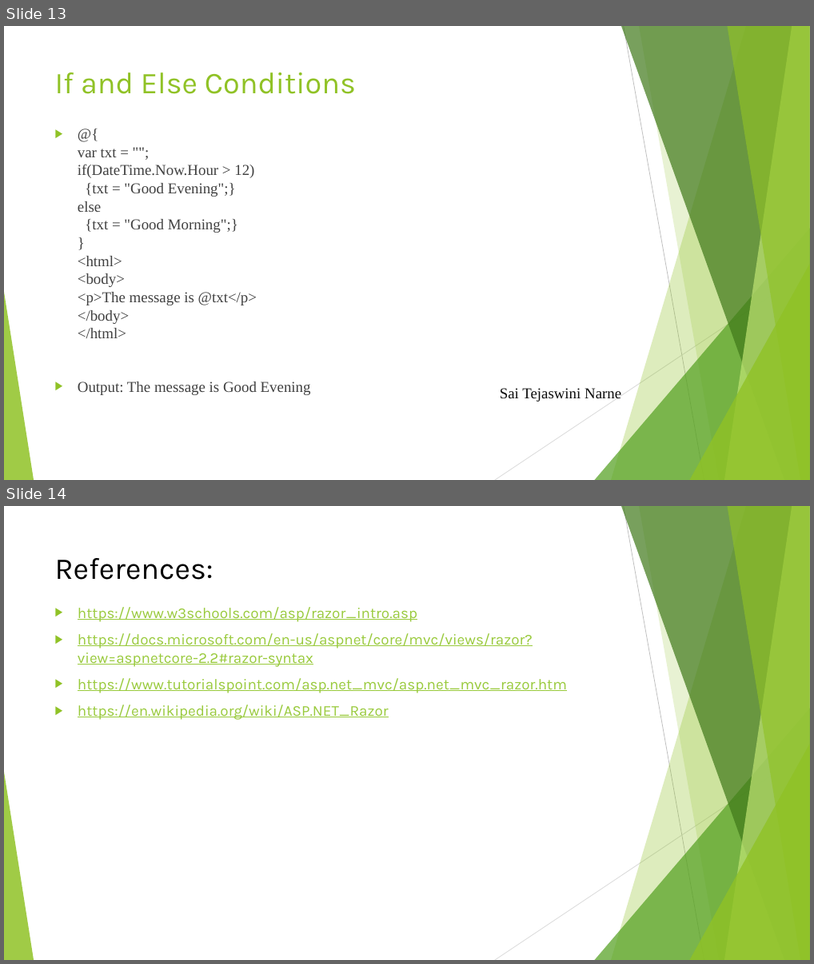
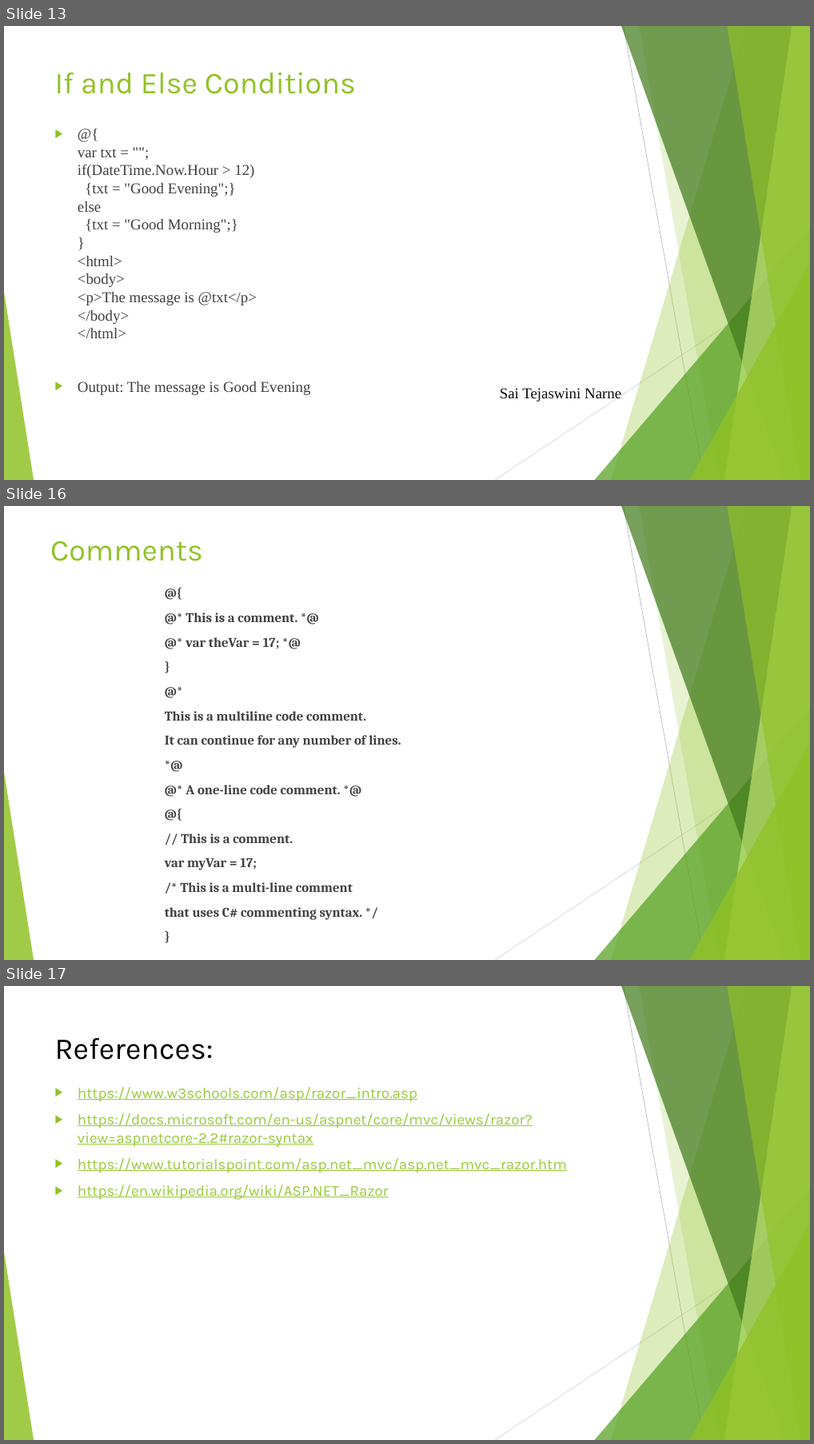
Before and after one commit to Harika1995/Razor-Views, a slide deck: Razor views.pptx. Shown one above the other, each under a label of ours: slides 13 and 14 before the commit, slides 13, 16 and 17 after it; the slides between them are not shown. The pictures are 814x964 and 814x1444 pixels, drawn with LibreOffice and Linux fonts; fonts in the diff are those of the drawing. Boxes give left, top, right and bottom in pixels: in the first picture for what was removed or moved away, otherwise in the second. Text is boxed around its words. In the diff, an @@ line names an element or a change of style, - is before the commit and + after.

Commit message:
commit to ppt

```diff
--- a/Razor views.pptx
+++ b/Razor views.pptx
@@ slide 16 added at (x1=4, y1=506, x2=810, y2=960), background #FFFFFF; not listed: 10 template elements that a slide beside it also shows @@
@@ title added at (x1=50, y1=541, x2=203, y2=561), 36 pt, text #90C226 @@
+Comments
@@ text added at (x1=165, y1=612, x2=401, y2=920), 16 pt, text #404040, bold @@
+@{
+@* This is a comment. *@
+@* var theVar = 17; *@
+}
+@*
+This is a multiline code comment.
+It can continue for any number of lines.
+*@
+@* A one-line code comment. *@
+@{
+// This is a comment.
+var myVar = 17;
+/* This is a multi-line comment
+that uses C# commenting syntax. */
+}
@@ what was slide 14 is now slide 17 @@
```
Also in this commit, not shown: 2 other slides added, 1 other file.
